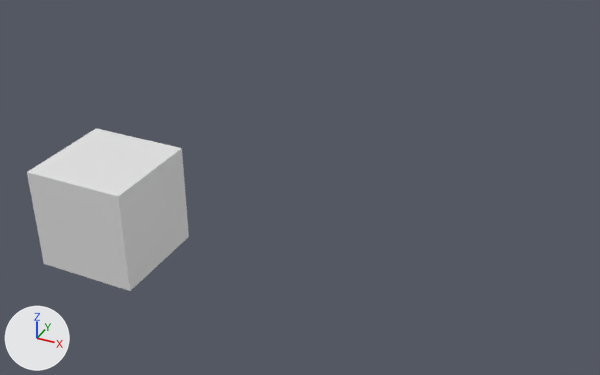
A saved change to the Blender file scenes/cube2.blend.
Both versions are drawn from a camera (50 mm lens) standing at (9.07, -10.72, 8.2) and looking at (2.39, 3.27, -0.69). Arrows for +X, +Y and +Z are at lower left; the lights stay in place.
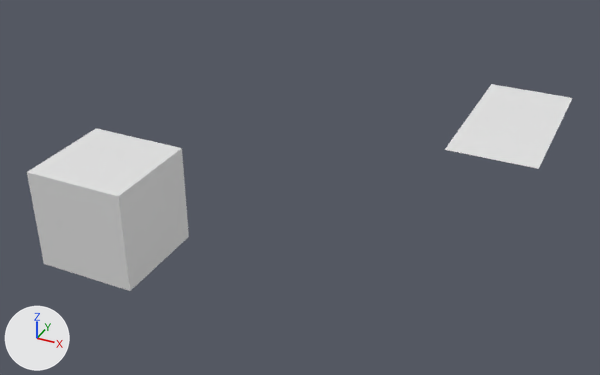
Boxes (x1, y1, x2, y2) around the edits, measured in the pictures (600 x 375 px):
'orange_plane', added
    after: (445, 114, 557, 169)
'blue_plane', added
    after: (470, 84, 572, 130)

What changed in the scene script:
```text
Add me_blue_plane:
    me_blue_plane.from_pydata([(-1.0, -1.0, 0.0), (1.0, -1.0, 0.0), (-1.0, 1.0, 0.0), (1.0, 1.0, 0.0)], [], [(0, 1, 3, 2)])
Add me_orange_plane:
    me_orange_plane.from_pydata([(-1.0, -1.0, 0.0), (1.0, -1.0, 0.0), (-1.0, 1.0, 0.0), (1.0, 1.0, 0.0)], [], [(0, 1, 3, 2)])
Add ob_blue_plane:
    ob_blue_plane = bpy.data.objects.new('blue_plane', me_blue_plane)
    ob_blue_plane.location = (6.01, 8.0, 0.0)
Add ob_orange_plane:
    ob_orange_plane = bpy.data.objects.new('orange_plane', me_orange_plane)
    ob_orange_plane.location = (6.01, 6.0, 0.0)
```
